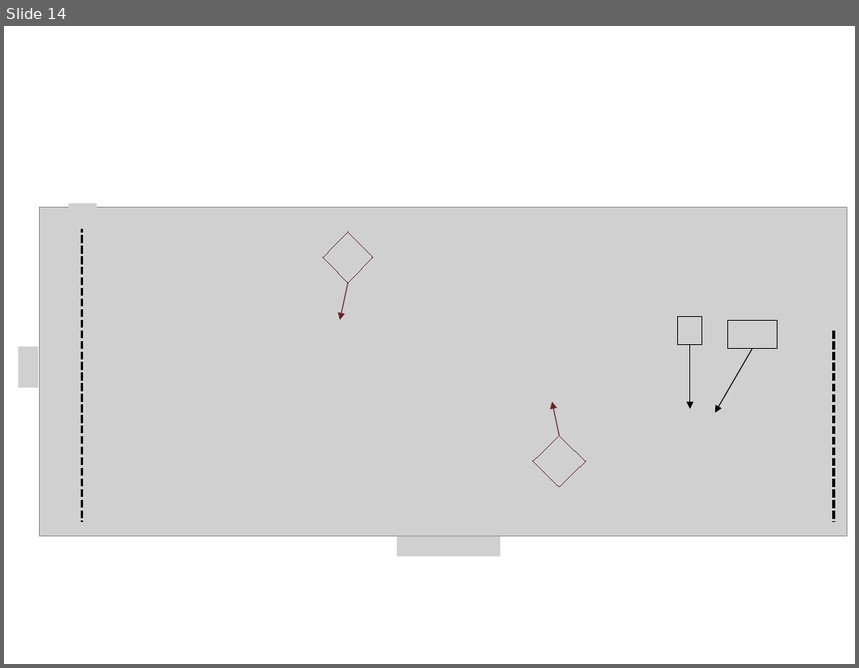
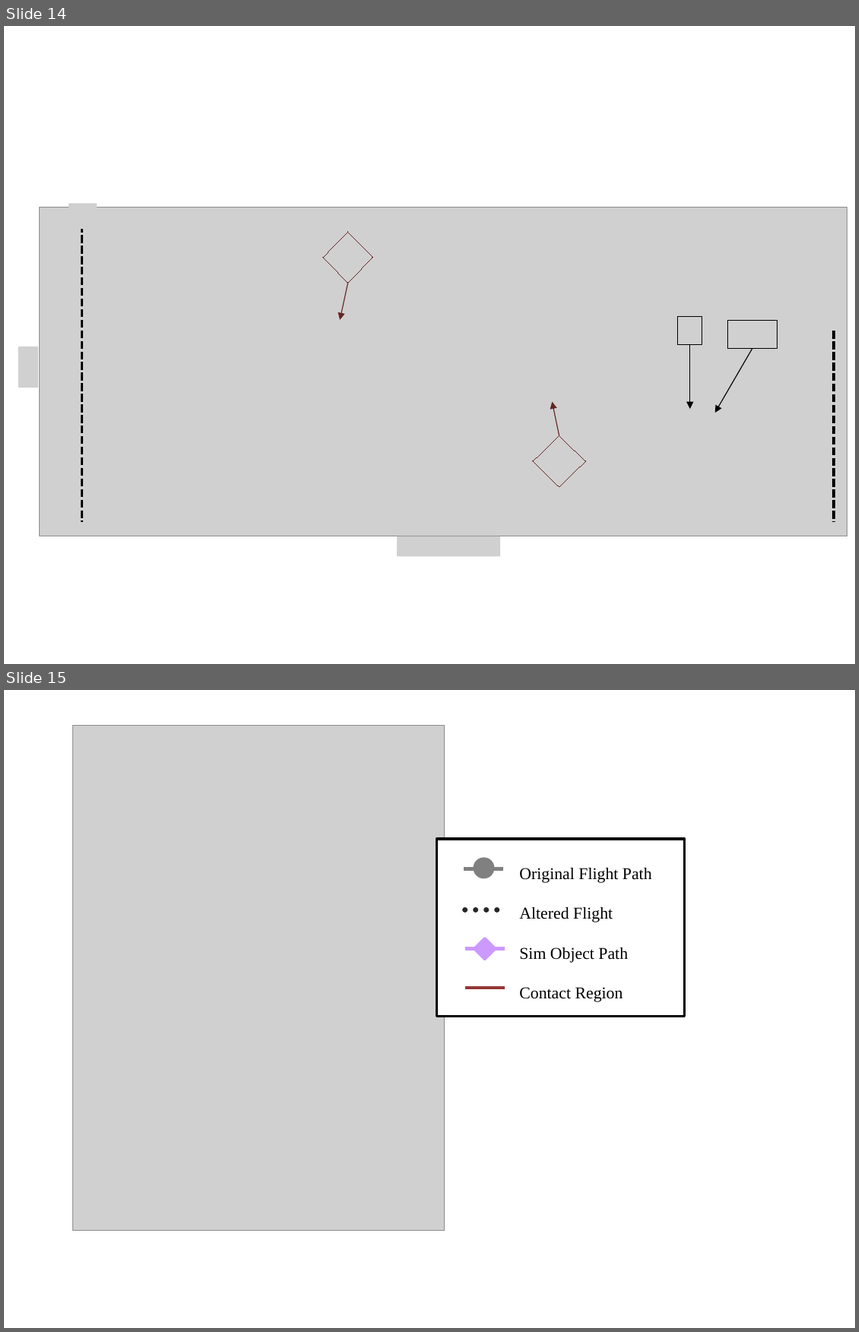
Before and after one commit to Leonardo767/aiaa2019-publication, a slide deck: docs/paper/figs/Diagrams.pptx. Shown one above the other, each under a label of ours: slide 14 before the commit, slides 14 and 15 after it. The pictures are 859x668 and 859x1332 pixels, drawn with LibreOffice and Linux fonts; fonts in the diff are those of the drawing; grey boxes stand for pictures. Boxes give left, top, right and bottom in pixels: in the first picture for what was removed or moved away, otherwise in the second. Text is boxed around its words. In the diff, an @@ line names an element or a change of style, - is before the commit and + after.

```diff
--- a/docs/paper/figs/Diagrams.pptx
+++ b/docs/paper/figs/Diagrams.pptx
@@ slide 15 added at (4, 690, 855, 1328), background #FFFFFF @@
@@ picture added at (73, 726, 445, 1230) @@
@@ rectangle added at (436, 839, 685, 1016), fill #FFFFFF, outline #000000 2 pt, 14 pt, text #000000 @@
+Original Flight Path
+Altered Flight
+Sim Object Path
+Contact Region
@@ line added from (465, 869) to (503, 869), #808080 3 pt @@
@@ ellipse added at (473, 858, 494, 879), fill #808080 @@
@@ line added from (465, 910) to (505, 910), #262626 4.5 pt dashed @@
@@ diamond added at (474, 939, 495, 960), fill #CC99FF, outline #CC99FF 2 pt @@
@@ line added from (465, 948) to (505, 948), #CC99FF 3 pt @@
@@ line added from (465, 988) to (505, 988), #953735 3 pt @@
```
Also in this commit, not shown: 1 other file.
